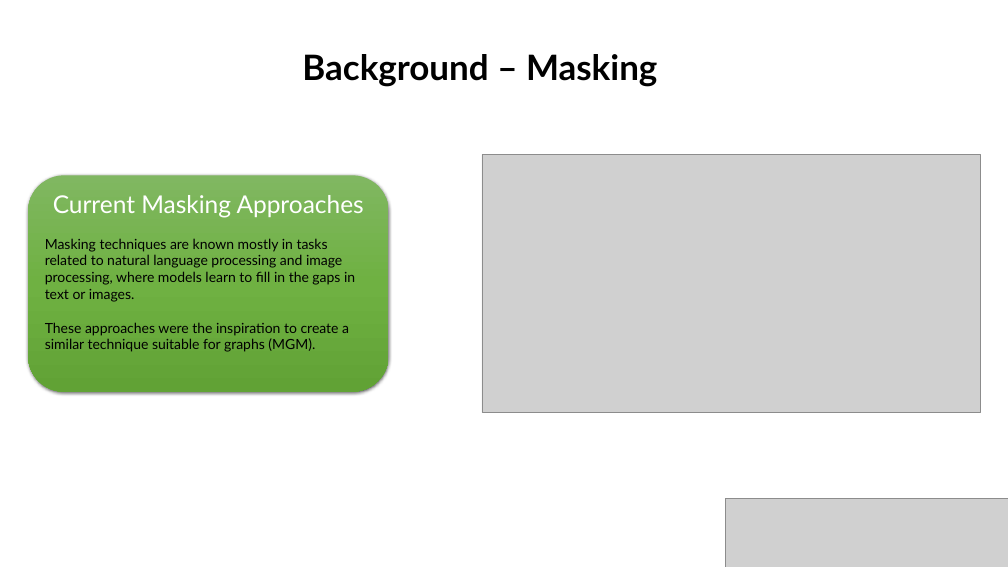
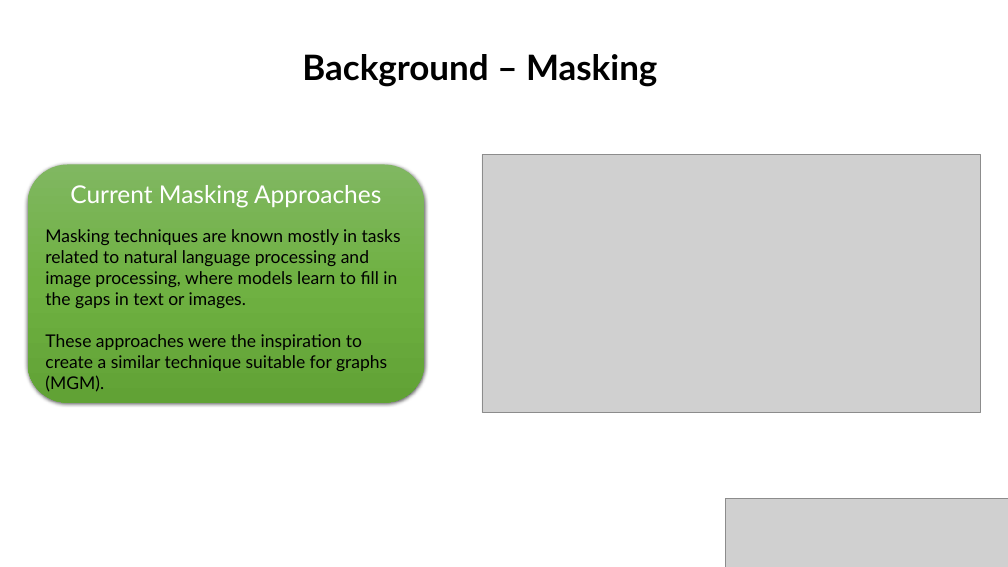
Before and after one commit to gilseg10/BraudeProject, a slide deck: slide 6 of Graph reconstruction with MaskGAE_.pptx. Drawn at 1008x567 pixels with LibreOffice and Linux fonts; fonts in the diff are those of the drawing; grey boxes stand for pictures; background and template pictures are left out. Boxes give left, top, right and bottom in pixels: in the first picture for what was removed or moved away, otherwise in the second. Text is boxed around its words. In the diff, an @@ line names an element or a change of style, - is before the commit and + after.

```diff
--- a/Graph reconstruction with MaskGAE_.pptx
+++ b/Graph reconstruction with MaskGAE_.pptx
@@ rounded rectangle "Current Masking Approaches": place and size @@
-rounded rectangle "Current Masking Approaches" at [28,175,389,391]
+rounded rectangle "Current Masking Approaches" at [28,164,424,403]
@@ text in rounded rectangle at [45,229,401,392]: size 16 to 20 pt @@
```
Also in this commit, not shown: 13 other slides changed, 1 slide added, 1 other file.
